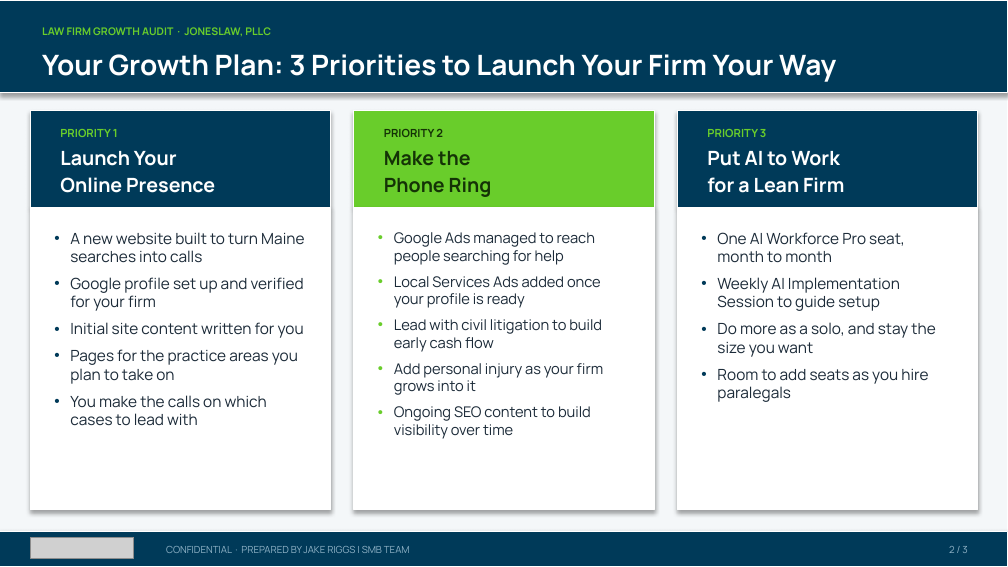
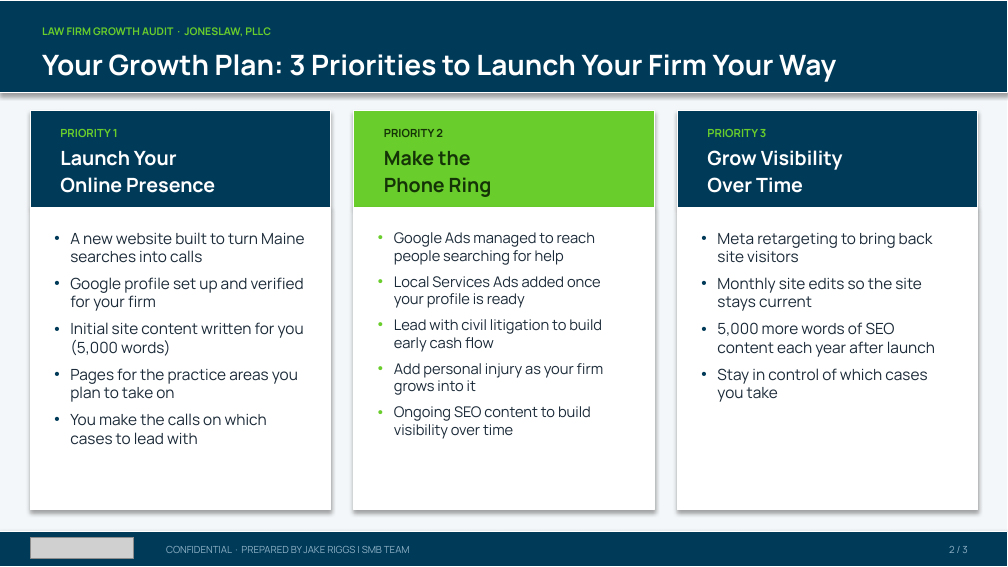
Before and after one commit to SMB-Team-Technology/workwith-smbteam, a slide deck: slide 2 of joneslaw/JonesLaw PLLC_November 11, 2026_Proposal.pptx. Drawn at 1008x567 pixels with LibreOffice and Linux fonts; fonts in the diff are those of the drawing; grey boxes stand for pictures. Boxes give left, top, right and bottom in pixels: in the first picture for what was removed or moved away, otherwise in the second. Text is boxed around its words. In the diff, an @@ line names an element or a change of style, - is before the commit and + after.

```diff
--- a/joneslaw/JonesLaw PLLC_November 11, 2026_Proposal.pptx
+++ b/joneslaw/JonesLaw PLLC_November 11, 2026_Proposal.pptx
@@ text at box(707, 150, 843, 170): text changed @@
-Put AI to Work
+Grow Visibility
@@ text at box(707, 177, 803, 193): text changed @@
-for a Lean Firm
+Over Time
@@ text at box(717, 233, 935, 402): text changed @@
-• One AI Workforce Pro seat, month to month
-• Weekly AI Implementation Session to guide setup
-• Do more as a solo, and stay the size you want
-• Room to add seats as you hire paralegals
+• Meta retargeting to bring back site visitors
+• Monthly site edits so the site stays current
+• 5,000 more words of SEO content each year after launch
+• Stay in control of which cases you take
@@ text at box(70, 322, 304, 356): text changed @@
-• Initial site content written for you
+• Initial site content written for you (5,000 words)
```
Also in this commit, not shown: 1 other slide changed, 2 other files.
